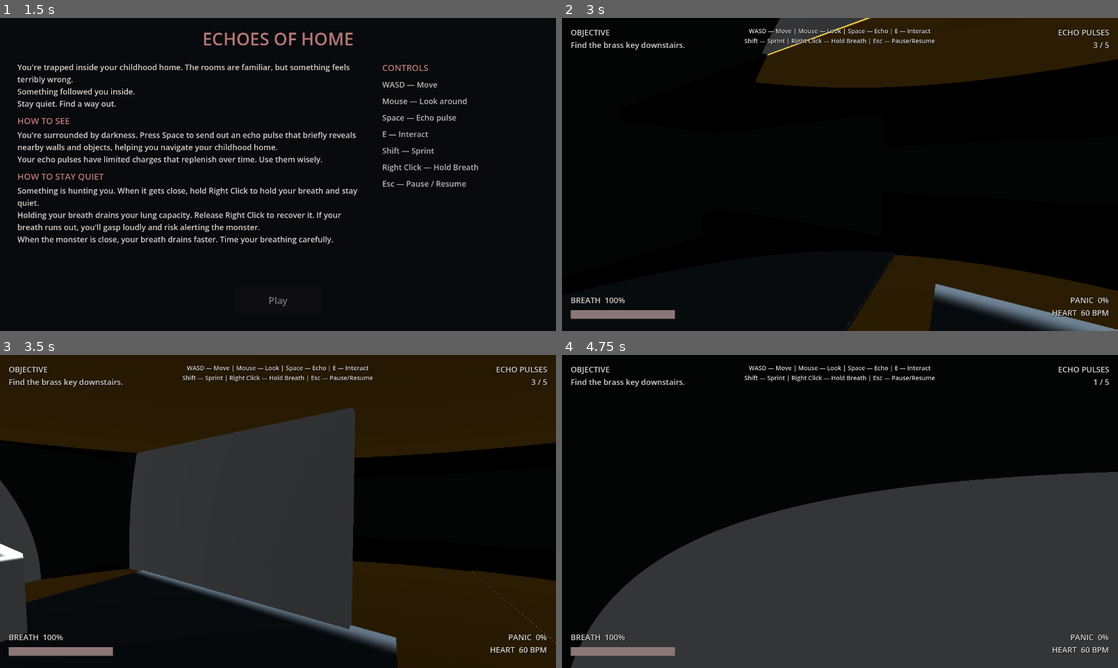
Above: before the commit, frames 1-4 (two rows, left to right).
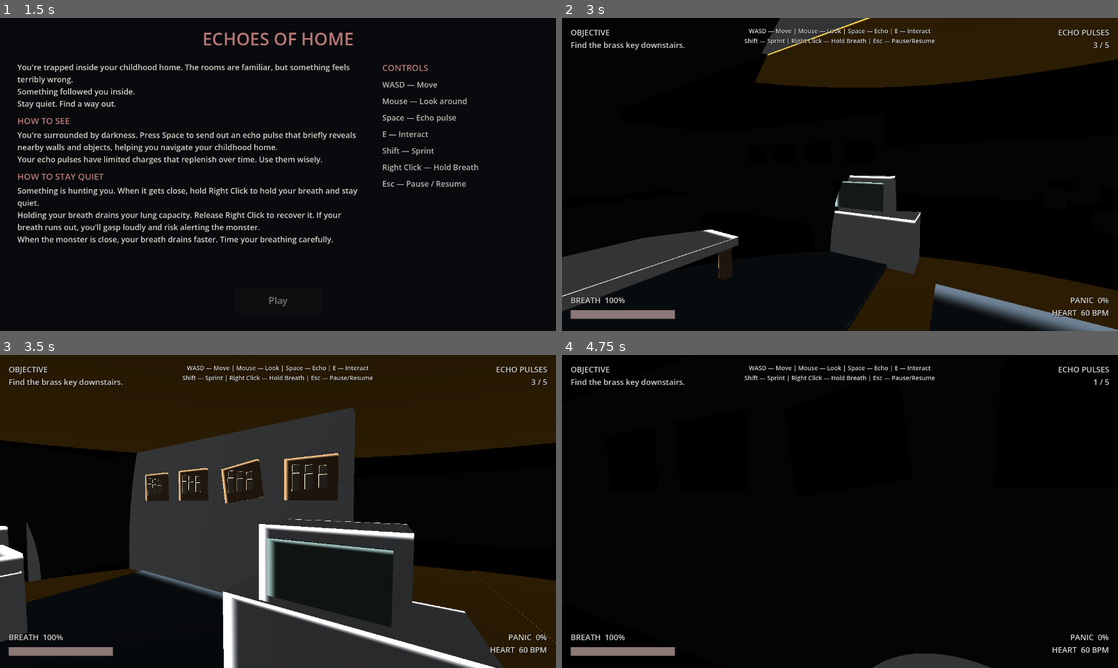
Above: after the commit, the same moments.

Repository: kaazkayy05/Project-3
Game: Godot game, scene res://demo/main_menu.tscn
Same seed, same stepped clock (60 frames per second), same inputs: the game is played once before the commit and once after it. Sound files missing from this copy of the repository are replaced by a short silence.
Inputs (mouse positions are in pixels of both pictures, inside the frame that each line leads up to):
- Up to frame 1 (1.5 s): click "Play" at 0.5 s; tap Space at 1.25 s; move the mouse to (400, 158) at 1.27 s; hold D from 1.28 s (still down); tap E at 1.35 s; click (400, 158) at 1.42 s
- Up to frame 2 (3 s): tap Space at 1.52, 2, 2.27 s; move the mouse to (812, 174) at 2.02 s; release D at 2.03 s; hold W from 2.03 s (still down); tap E at 2.1 s; move the mouse to (851, 168) at 2.77 s; hold Shift from 2.78 s (still down)
- Up to frame 3 (3.5 s): keep holding W; keep holding Shift; tap E at 3.05 s
- Up to frame 4 (4.75 s): keep holding W; move the mouse to (834, 517) at 3.52 s; release Shift at 3.53 s; tap R at 3.6 s; tap Space at 3.77, 4.52 s; tap E at 3.8, 4.35 s; move the mouse to (878, 514) at 4.27 s

Frame 1 is identical in both runs. In frame 2, 7.1% of the frame differs, in the area x 0-65%, y 50-94%; in frame 3, 18%; in frame 4, 47%, in the area x 1-100%, y 37-100%.

Commit message:
Improve familiar house layout, deadbolt discovery, and key interactions

Diff:
--- a/echoes-of-home/demo/demo_player.gd
+++ b/echoes-of-home/demo/demo_player.gd
@@ -91,7 +91,7 @@
 		acoustic.trigger_player_pulse(global_position)
 		pulse_requested = false
 	var action := aimed_interaction()
-	interaction_hint = "E: " + String(action).replace("_", " ") if action != &"" else ""
+	interaction_hint = environment_system.interaction_prompt(action)
 	if interaction_requested:
 		interaction_requested = false
 		if action != &"":
@@ -118,12 +118,34 @@
 			breath_system.call("release_breath")
 
 func aimed_interaction() -> StringName:
-	var query := PhysicsRayQueryParameters3D.create(camera.global_position,
-		camera.global_position - camera.global_basis.z * 2.2, 1, [get_rid()])
-	var hit := get_world_3d().direct_space_state.intersect_ray(query)
-	if not hit.is_empty() and hit.collider.has_meta("interaction"):
-		return hit.collider.get_meta("interaction")
-	return &""
+	var origin := camera.global_position
+	var forward := -camera.global_basis.z
+	var best: StringName = &""
+	var best_score := -INF
+	for target in get_tree().get_nodes_in_group("house_interactables"):
+		if not target is StaticBody3D or not target.visible:
+			continue
+		var offset: Vector3 = target.global_position - origin
+		var distance := offset.length()
+		if distance > 2.2 or distance < 0.01:
+			continue
+		var alignment := forward.dot(offset.normalized())
+		if alignment < cos(deg_to_rad(24.0)):
+			continue
+		var query := PhysicsRayQueryParameters3D.create(origin, target.global_position, 1, [get_rid()])
+		var hit := get_world_3d().direct_space_state.intersect_ray(query)
+		if hit.is_empty() or hit.collider != target:
+			continue
+		var action: StringName = target.get_meta("interaction")
+		if action == &"deadbolt" and environment_system.objective_progress.bolt_unlocked:
+			continue
+		var score := alignment - distance * 0.025
+		if action in [&"brass_key", &"deadbolt", &"chain"]:
+			score += 0.12
+		if score > best_score:
+			best_score = score
+			best = action
+	return best
 
 func on_player_gasp() -> void:
 	breath_locked = true
--- a/echoes-of-home/demo/house_demo.gd
+++ b/echoes-of-home/demo/house_demo.gd
@@ -14,9 +14,12 @@
 var bedroom_navigation_link: NavigationLink3D
 var materials: Array[ShaderMaterial] = []
 var key: StaticBody3D
+var deadbolt: StaticBody3D
+var bolt_thumb: StaticBody3D
 var front_door: StaticBody3D
 var bedroom_door: StaticBody3D
 var pulse_afterglow: float = 0.0
+var interaction_label: Label
 var objective_label: Label
 var pulse_label: Label
 var controls_label: Label
@@ -25,6 +28,9 @@
 var status_label: Label
 var game_over: bool = false
 var death_overlay: CanvasLayer
+var feedback_sound: AudioStreamPlayer
+var previous_key_found := false
+var previous_bolt_unlocked := false
 var death_sound: AudioStreamPlayer
 
 func _ready() -> void:
@@ -36,6 +42,7 @@
 	environment_system.require_chain = require_chain
 	environment_system.name = "EnvironmentSystem"
 	add_child(environment_system)
+	_build_feedback_sound()
 	_build_house()
 	_build_navigation()
 	player = CharacterBody3D.new()
@@ -136,7 +143,11 @@
 	canvas.add_child(root)
 
 	objective_label = _make_hud_label(
-		root, Vector2(0, 0), Rect2(20, 20, 280, 110)
+		root, Vector2(0, 0), Rect2(20, 20, 280, 180)
+	)
+	interaction_label = _make_hud_label(
+		root, Vector2(0.5, 1), Rect2(-350, -140, 700, 60),
+		HORIZONTAL_ALIGNMENT_CENTER
 	)
 	pulse_label = _make_hud_label(
 		root, Vector2(1, 0), Rect2(-200, 20, 180, 50),
@@ -282,6 +293,7 @@
 		body.set_meta("surface_type", surface)
 	if action != &"":
 		body.set_meta("interaction", action)
+		body.add_to_group("house_interactables")
 	var collision := CollisionShape3D.new()
 	var shape := BoxShape3D.new()
 	shape.size = size
@@ -297,7 +309,11 @@
 	mesh.mesh = geometry
 	var material := ShaderMaterial.new()
 	material.shader = preload("res://systems/environment/echo_surface.gdshader")
-	if surface == S.CARPET:
+	if action == &"deadbolt" or action == &"brass_key":
+		material.set_shader_parameter("echo_color", Color("e9ba63"))
+		material.set_shader_parameter("ambient_floor", 0.012)
+		material.set_shader_parameter("surface_fill_boost", 0.65)
+	elif surface == S.CARPET:
 		material.set_shader_parameter("echo_color", Color("3d4852"))
 	elif surface >= S.HARDWOOD or action == &"brass_key":
 		material.set_shader_parameter("echo_color", Color("c98a2c"))
@@ -313,14 +329,32 @@
 	box("LivingRoomRug", Vector3(-4, 0.025, 2), Vector3(5, 0.05, 5), S.CARPET)
 	box("FoyerRunner", Vector3(0, 0.025, 4), Vector3(1.6, 0.05, 6), S.CARPET)
 	box("KitchenClutter", Vector3(3, 0.04, -2), Vector3(2, 0.08, 1.2), S.CLUTTER)
-	box("WestWall", Vector3(-8, 3, 0), Vector3(0.2, 6, 16))
+	box("FamilyRoomFloor", Vector3(-10, -0.15, 2), Vector3(4, 0.3, 12), S.HARDWOOD)
+	box("FamilyRoomWest", Vector3(-12, 1.5, 2), Vector3(0.2, 3, 12))
+	box("FamilyRoomNorth", Vector3(-10, 1.5, -4), Vector3(4, 3, 0.2))
+	box("FamilyRoomSouth", Vector3(-10, 1.5, 8), Vector3(4, 3, 0.2))
+	box("FamilyRoomCeiling", Vector3(-10, 3.1, 2), Vector3(4, 0.2, 12))
+	box("WestUpperWall", Vector3(-8, 4.5, 0), Vector3(0.2, 3, 16))
+	box("WestBackWall", Vector3(-8, 1.5, -6), Vector3(0.2, 3, 4))
+	box("WestPierNorth", Vector3(-8, 1.5, -0.5), Vector3(0.2, 3, 3))
+	box("WestPierSouth", Vector3(-8, 1.5, 7), Vector3(0.2, 3, 2))
 	box("EastWall", Vector3(8, 3, 0), Vector3(0.2, 6, 16))
 	box("NorthWall", Vector3(0, 3, -8), Vector3(16, 6, 0.2))
 	box("FrontLeft", Vector3(-4.5, 1.5, 8), Vector3(7, 3, 0.2))
 	box("FrontRight", Vector3(4.5, 1.5, 8), Vector3(7, 3, 0.2))
 	box("FrontLintel", Vector3(0, 2.7, 8), Vector3(2, 0.6, 0.2))
 	front_door = box("FrontDoor", Vector3(0, 1.2, 8), Vector3(2, 2.4, 0.16), -1, &"exit")
-	box("Deadbolt", Vector3(-1.2, 1.2, 7.8), Vector3(0.2, 0.3, 0.18), -1, &"deadbolt")
+	deadbolt = box("Deadbolt", Vector3(-0.66, 1.35, 7.78), Vector3(0.32, 0.44, 0.16), -1, &"deadbolt")
+	if DisplayServer.get_name() != "headless":
+		var plate := CylinderMesh.new()
+		plate.top_radius = 0.2
+		plate.bottom_radius = 0.2
+		plate.height = 0.14
+		plate.radial_segments = 16
+		var plate_mesh := deadbolt.get_child(1) as MeshInstance3D
+		plate_mesh.mesh = plate
+		plate_mesh.rotation.x = PI / 2.0
+	bolt_thumb = box("DeadboltThumbTurn", Vector3(-0.66, 1.35, 7.65), Vector3(0.10, 0.28, 0.12), -1, &"deadbolt")
 	if require_chain:
 		box("Chain", Vector3(1.2, 1.5, 7.8), Vector3(0.2, 0.3, 0.18), -1, &"chain")
 	box("Porch", Vector3(0, -0.15, 9.5), Vector3(3, 0.3, 3), S.HARDWOOD)
@@ -343,6 +377,7 @@
 	box("BedroomDoorHandle", Vector3(0.2, 4.2, -1.8), Vector3(0.2, 0.3, 0.2), -1, &"bedroom_door")
 	box("BedroomRug", Vector3(-4, 3.025, -5), Vector3(5, 0.05, 4), S.CARPET)
 	box("Bed", Vector3(-5, 3.4, -6), Vector3(2, 0.8, 3))
+	_furnish_home()
 	box("Roof", Vector3(0, 6.1, 0), Vector3(16, 0.2, 16))
 	box("UpperFrontWall", Vector3(0, 4.5, 8), Vector3(16, 3, 0.2))
 	box("LandingRail", Vector3(-2, 3.5, 2), Vector3(12, 1, 0.1))
@@ -359,6 +394,16 @@
 			environment_system.try_escape())
 
 func _sync_objectives(_progress: Dictionary) -> void:
+	if (environment_system.objective_progress.key_found and not previous_key_found
+			or environment_system.objective_progress.bolt_unlocked and not previous_bolt_unlocked):
+		feedback_sound.play()
+	previous_key_found = environment_system.objective_progress.key_found
+	previous_bolt_unlocked = environment_system.objective_progress.bolt_unlocked
+	deadbolt.visible = not environment_system.room_layout_state.front_door.open
+	bolt_thumb.visible = deadbolt.visible
+	deadbolt.get_child(0).set_deferred("disabled", not deadbolt.visible)
+	bolt_thumb.get_child(0).set_deferred("disabled", not bolt_thumb.visible)
+	bolt_thumb.rotation.z = PI / 2.0 if environment_system.objective_progress.bolt_unlocked else 0.0
 	key.visible = not environment_system.objective_progress.key_found
 	key.get_child(0).set_deferred("disabled", environment_system.objective_progress.key_found)
 	front_door.visible = not environment_system.room_layout_state.front_door.open
@@ -400,8 +445,7 @@
 		material.set_shader_parameter("pulse_active", pulse_afterglow > 0.0)
 		material.set_shader_parameter("fade", pulse_afterglow / 0.6)
 	objective_label.text = "OBJECTIVE\n" + player.message
-	if not player.interaction_hint.is_empty():
-		objective_label.text += "\n" + player.interaction_hint
+	interaction_label.text = player.interaction_hint if not game_over and not environment_system.has_escaped else ""
 
 	pulse_label.text = "ECHO PULSES\n%d / %d" % [
 		acoustic.pulse_charges, acoustic.max_pulse_charges
@@ -422,3 +466,117 @@
 		objective_label.text = "THE LISTENER HEARD YOU\nPress R to restart."
 	elif environment_system.has_escaped:
 		objective_label.text = "You escaped the house."
+
+# Details share the pulse shader without creating snagging collision geometry.
+func detail(label: String, pos: Vector3, size: Vector3, color: Color) -> StaticBody3D:
+	var prop := box(label, pos, size)
+	prop.collision_layer = 0
+	if DisplayServer.get_name() != "headless":
+		var material := (prop.get_child(1) as MeshInstance3D).material_override as ShaderMaterial
+		material.set_shader_parameter("echo_color", color)
+		material.set_shader_parameter("ambient_floor", 0.012)
+	return prop
+
+func _picture(label: String, pos: Vector3, crooked: bool = false) -> void:
+	var frame := detail(label, pos, Vector3(0.7, 0.55, 0.06), Color("9d7953"))
+	if crooked:
+		frame.rotation.z = 0.14
+	for i in 3:
+		var figure := detail(label + "Figure", pos + Vector3((i - 1) * 0.18, -0.04, 0.04), Vector3(0.10, 0.24 - i * 0.04, 0.02), Color("b2a18b"))
+		figure.reparent(frame, true)
+		var head := detail(label + "Head", pos + Vector3((i - 1) * 0.18, 0.14 - i * 0.02, 0.04), Vector3(0.09, 0.09, 0.02), Color("b2a18b"))
+		head.reparent(frame, true)
+
+func _furnish_home() -> void:
+	box("CouchBack", Vector3(-6.5, 0.85, 3), Vector3(0.25, 0.8, 3.1))
+	for z in [1.65, 4.35]:
+		box("CouchArm", Vector3(-6, 0.65, z), Vector3(1.4, 0.3, 0.25))
+	_table("CoffeeTable", Vector3(-3.8, 0.3, 3), Vector3(1.1, 0.6, 1.8))
+	box("TelevisionCabinet", Vector3(-2, 0.4, 0.5), Vector3(1.8, 0.8, 0.6))
+	box("OldTelevision", Vector3(-2, 1.1, 0.5), Vector3(1.05, 0.65, 0.55))
+	detail("GlassScreen", Vector3(-2, 1.1, 0.8), Vector3(0.85, 0.45, 0.03), Color("687e7b"))
+	for z in [2.1, 3.0, 3.9]:
+		detail("WornCushion", Vector3(-5.9, 1.01, z), Vector3(0.9, 0.05, 0.8), Color("858879"))
+	box("FamilyRoomRug", Vector3(-10, 0.025, 2), Vector3(2.6, 0.05, 4), S.CARPET)
+	box("ReadingBench", Vector3(-11.3, 0.45, 2), Vector3(0.7, 0.9, 2))
+	box("FamilyBookshelf", Vector3(-10, 0.9, -3.5), Vector3(2, 1.8, 0.4))
+	box("Refrigerator", Vector3(7.1, 1, -3.2), Vector3(1.2, 2, 1.1))
+	box("CounterReturn", Vector3(7.2, 0.5, -5.6), Vector3(1.1, 1, 3.2))
+	for x in [5.2, 6.5]:
+		box("WallCabinet", Vector3(x, 2.1, -7.4), Vector3(1.15, 0.7, 0.6))
+	_table("DiningTable", Vector3(2.8, 0.4, -4.8), Vector3(1.5, 0.8, 2.2))
+	for z in [-6.3, -3.3]:
+		box("DiningChair", Vector3(2.8, 0.25, z), Vector3(0.6, 0.5, 0.6))
+		detail("ChairBack", Vector3(2.8, 0.8, z), Vector3(0.6, 0.6, 0.12), Color("927452"))
+	for x in [2.4, 3.2]:
+		detail("DinnerPlate", Vector3(x, 0.82, -4.8), Vector3(0.3, 0.025, 0.3), Color("c6bba2"))
+	box("ChildDresser", Vector3(-6.8, 3.5, -3.4), Vector3(1.4, 1, 0.7))
+	box("ChildBookshelf", Vector3(-2.8, 3.8, -7.4), Vector3(1.5, 1.6, 0.4))
+	detail("BedPillow", Vector3(-5, 3.88, -7), Vector3(1.5, 0.15, 0.5), Color("9192ab"))
+	detail("BedQuilt", Vector3(-5, 3.83, -5.6), Vector3(2.02, 0.08, 1.8), Color("7b839c"))
+	for i in 5:
+		detail("ToyBlock", Vector3(-3.2 + i * 0.22, 3.12, -4.5), Vector3(0.18, 0.18, 0.18), Color("ac796c"))
+	box("StudyRug", Vector3(4, 3.025, -5), Vector3(4, 0.05, 3), S.CARPET)
+	_table("HomeworkDesk", Vector3(6.5, 3.4, -6.8), Vector3(2, 0.8, 1))
+	box("CornerFacingChair", Vector3(7.2, 3.45, -4.6), Vector3(0.6, 0.9, 0.6))
+	var partition := get_node("BedroomPartitionRight") as StaticBody3D
+	partition.position.x = 1.5
+	(partition.get_child(0).shape as BoxShape3D).size.x = 3.0
+	if DisplayServer.get_name() != "headless":
+		((partition.get_child(1) as MeshInstance3D).mesh as BoxMesh).size.x = 3.0
+	box("StudyDoorPier", Vector3(6.5, 4.5, -2), Vector3(3, 3, 0.15))
+	box("StudyDoorLintel", Vector3(4, 5.75, -2), Vector3(2, 0.5, 0.15))
+	for i in 4:
+		_picture("FamilyPhoto", Vector3(-5.8 + i * 1.1, 1.9, -0.35), i == 2)
+		_picture("ChildDrawing", Vector3(-5.5 + i * 1.4, 4.8, -7.85), i == 1)
+	for i in 8:
+		detail("OldBook", Vector3(-10.8 + i * 0.22, 1.1, -3.22), Vector3(0.15, 0.45, 0.16), Color("8f9d87"))
+	for i in 15:
+		var z := 6.85 - i * (5.0 / 15.0)
+		var y := 1.4 + (4.5 - z) * 0.6 + 0.12
+		detail("StairTread", Vector3(6, y, z), Vector3(1.95, 0.025, 0.045), Color("9c8469"))
+	detail("CornerChairBack", Vector3(7.2, 4.1, -4.3), Vector3(0.6, 0.6, 0.12), Color("927452"))
+	for y in [3.25, 3.55, 3.85]:
+		detail("DresserDrawer", Vector3(-6.8, y, -3.02), Vector3(1.2, 0.2, 0.04), Color("917456"))
+	# Original low-poly brass key silhouette, parented for atomic pickup visibility.
+	for entry in [[Vector3(-0.12, 0, 0), Vector3(0.14, 0.14, 0.22)], [Vector3(0.1, 0, 0), Vector3(0.3, 0.06, 0.06)], [Vector3(0.18, 0, 0.06), Vector3(0.05, 0.06, 0.1)]]:
+		var part := detail("KeyDetail", key.position + entry[0], entry[1], Color("e9ba63"))
+		part.reparent(key, true)
+		if DisplayServer.get_name() != "headless":
+			var key_mesh := part.get_child(1) as MeshInstance3D
+			(key_mesh.material_override as ShaderMaterial).set_shader_parameter("surface_fill_boost", 0.65)
+			if entry[0].x < 0:
+				var bow := TorusMesh.new()
+				bow.inner_radius = 0.045
+				bow.outer_radius = 0.11
+				bow.rings = 16
+				bow.ring_segments = 8
+				key_mesh.mesh = bow
+	if DisplayServer.get_name() != "headless":
+		(key.get_child(1) as MeshInstance3D).hide()
+
+func _build_feedback_sound() -> void:
+	# Original short mechanical click. Presentation only; existing noise contracts stay intact.
+	var stream := AudioStreamWAV.new()
+	stream.format = AudioStreamWAV.FORMAT_8_BITS
+	stream.mix_rate = 22050
+	var samples := PackedByteArray()
+	for i in 2205:
+		var t := float(i) / 22050.0
+		var sample := sin(TAU * 730.0 * t) * exp(-t * 65.0) * 70.0
+		samples.append(int(sample) & 255)
+	stream.data = samples
+	feedback_sound = AudioStreamPlayer.new()
+	feedback_sound.stream = stream
+	feedback_sound.volume_db = -16.0
+	add_child(feedback_sound)
+
+func _table(label: String, pos: Vector3, size: Vector3) -> void:
+	var body := box(label, pos, size)
+	if DisplayServer.get_name() != "headless":
+		var mesh := body.get_child(1) as MeshInstance3D
+		(mesh.mesh as BoxMesh).size.y = 0.12
+		mesh.position.y = size.y / 2.0 - 0.06
+	for x in [-1, 1]:
+		for z in [-1, 1]:
+			detail(label + "Leg", pos + Vector3(x * (size.x / 2.0 - 0.12), -0.06, z * (size.z / 2.0 - 0.12)), Vector3(0.12, size.y - 0.12, 0.12), Color("927452"))
--- a/echoes-of-home/project.godot
+++ b/echoes-of-home/project.godot
@@ -12,11 +12,11 @@
 
 config/name="Echoes of Home - Environment Demo"
 run/main_scene="res://demo/main_menu.tscn"
-config/features=PackedStringArray("4.7")
+config/features=PackedStringArray("4.3")
 
 [autoload]
 
-MusicManager="*uid://dplbjrlffnajw"
+MusicManager="*res://demo/music_manager.gd"
 PauseController="*res://demo/pause_controller.gd"
 
 [display]
--- a/echoes-of-home/systems/environment/house_environment_system.gd
+++ b/echoes-of-home/systems/environment/house_environment_system.gd
@@ -66,7 +66,7 @@
 			objective_progress.chain_cleared = true
 		&"exit":
 			if not can_escape():
-				return "The front door is still secured."
+				return "The deadbolt is still locked." if not objective_progress.bolt_unlocked else "Remove the door chain first."
 			room_layout_state.front_door.open = true
 		&"bedroom_door":
 			room_layout_state.bedroom_door.open = not room_layout_state.bedroom_door.open
@@ -74,7 +74,11 @@
 			return ""
 	room_layout_state.front_door.locked = not can_escape()
 	objectives_changed.emit(objective_progress.duplicate(true))
-	return "Brass key collected." if action == &"brass_key" else "Done."
+	match action:
+		&"brass_key": return "Brass Key Collected. Find the front-door deadbolt."
+		&"deadbolt": return "Deadbolt unlocked. Press E on the door to open it."
+		&"exit": return "Front door open. Step outside to escape."
+	return "Done."
 
 func try_escape() -> bool:
 	if has_escaped or not can_escape() or not room_layout_state.front_door.open:
@@ -82,3 +86,12 @@
 	has_escaped = true
 	escaped.emit()
 	return true
+
+func interaction_prompt(action: StringName) -> String:
+	match action:
+		&"brass_key": return "Press E to Pick Up Key"
+		&"deadbolt": return "Deadbolt unlocked — look at the door to open it" if objective_progress.bolt_unlocked else "Press E to Unlock Deadbolt"
+		&"exit": return "Press E to Open Front Door"
+		&"bedroom_door": return "Press E to Toggle Bedroom Door"
+		&"chain": return "Press E to Remove Chain"
+	return ""
--- a/echoes-of-home/tests/capture_house.gd
+++ b/echoes-of-home/tests/capture_house.gd
@@ -16,5 +16,25 @@
 	await process_frame
 	await RenderingServer.frame_post_draw
 	root.get_texture().get_image().save_png("user://environment_pulse.png")
+	demo.monster.set_physics_process(false)
+	var views := [
+		["living", Vector3(-0.8, 1.65, 5.8), Vector3(-5, 1.2, 2)],
+		["family", Vector3(-9, 1.65, 5), Vector3(-10, 1.0, -2)],
+		["kitchen", Vector3(0, 1.65, -1.2), Vector3(4, 1, -5)],
+		["childhood", Vector3(-1.8, 4.65, -3), Vector3(-5, 4.3, -6)],
+		["key", Vector3(-4.5, 1.65, -2.5), demo.key.global_position],
+		["deadbolt", Vector3(0, 1.65, 6.5), demo.deadbolt.global_position],
+	]
+	for view in views:
+		demo.player.position = view[1] - Vector3.UP * 1.55
+		demo.player.camera.look_at(view[2])
+		demo.player.interaction_hint = demo.environment_system.interaction_prompt(demo.player.aimed_interaction())
+		demo.acoustic.pulse_origin = demo.player.position
+		demo.acoustic.is_pulse_active = true
+		demo.acoustic.pulse_radius = 12.0
+		await process_frame
+		await process_frame
+		await RenderingServer.frame_post_draw
+		root.get_texture().get_image().save_png("user://environment_" + view[0] + ".png")
 	print("Visual captures: ", OS.get_user_data_dir())
 	quit()
--- a/echoes-of-home/tests/test_environment.gd
+++ b/echoes-of-home/tests/test_environment.gd
@@ -58,10 +58,10 @@
 		acoustic.emit_footstep_noise(actor.global_position, false)
 		var event: Dictionary = acoustic.active_noise_events.back()
 		check(is_equal_approx(event.intensity, 0.25 * multiplier), "Footstep intensity %d" % surface)
-		check(is_equal_approx(event.radius, 7.2 * multiplier), "Footstep radius %d" % surface)
+		check(is_equal_approx(event.radius, acoustic.base_pulse_radius * 0.6 * multiplier), "Footstep radius %d" % surface)
 		check(acoustic.trigger_player_pulse(actor.global_position), "Pulse accepted %d" % surface)
 		event = acoustic.active_noise_events.back()
-		check(is_equal_approx(event.intensity, multiplier) and is_equal_approx(event.radius, 12.0 * multiplier), "Pulse scaling %d" % surface)
+		check(is_equal_approx(event.intensity, multiplier) and is_equal_approx(event.radius, acoustic.base_pulse_radius * multiplier), "Pulse scaling %d" % surface)
 	check(acoustic.pulse_charges == 1, "Pulse charge economy preserved")
 	# Same origin, alternate surfaces: only audible event changes probe state.
 	actor.position = Vector3(0, 0.05, 0)
@@ -79,11 +79,11 @@
 		environment_system.sample_surface(actor)
 		acoustic.emit_footstep_noise(actor.global_position, false)
 		var event: Dictionary = acoustic.active_noise_events.back()
-		check(is_equal_approx(event.intensity, 0.25) and is_equal_approx(event.radius, 7.2), "Frozen footstep identical %d" % surface)
+		check(is_equal_approx(event.intensity, 0.25) and is_equal_approx(event.radius, acoustic.base_pulse_radius * 0.6), "Frozen footstep identical %d" % surface)
 		acoustic.pulse_charges = 1
 		acoustic.trigger_player_pulse(actor.global_position)
 		event = acoustic.active_noise_events.back()
-		check(is_equal_approx(event.intensity, 1.0) and is_equal_approx(event.radius, 12.0), "Frozen pulse identical %d" % surface)
+		check(is_equal_approx(event.intensity, 1.0) and is_equal_approx(event.radius, acoustic.base_pulse_radius), "Frozen pulse identical %d" % surface)
 	environment_system.freeze_resonance = false
 	check(is_equal_approx(acoustic.current_surface_resonance, 2.0), "Unfreeze restores current floor")
 	actor.position = Vector3(100, 0, 100)
--- a/echoes-of-home/tests/test_house.gd
+++ b/echoes-of-home/tests/test_house.gd
@@ -111,6 +111,34 @@
 	await place(Vector3(-4.7, 0.1, -3))
 	player.camera.look_at(demo.key.global_position)
 	check(player.aimed_interaction() == &"brass_key", "Key can be targeted with existing demo interaction ray")
+	for approach in [Vector3(-4.6, 0.1, -2.3), Vector3(-4.6, 0.1, -3.7), Vector3(-6, 0.1, -1.3)]:
+		await place(approach)
+		player.camera.look_at(demo.key.global_position + Vector3(0.4, 0.1, 0))
+		check(player.aimed_interaction() == &"brass_key", "Forgiving key cone from " + str(approach))
+	await place(Vector3(-4.6, 0.1, -3))
+	player.camera.look_at(demo.key.global_position)
+	var obstruction: StaticBody3D = demo.box("TestOccluder", Vector3(-5.2, 1.25, -3), Vector3(0.15, 2.5, 2))
+	await physics_frame
+	await physics_frame
+	check(player.aimed_interaction() == &"", "Solid furniture blocks key targeting")
+	obstruction.queue_free()
+	await physics_frame
+	await place(Vector3(-4.7, 0.1, -3))
+	player.camera.global_position.y = 0.45
+	player.camera.look_at(demo.key.global_position)
+	check(player.aimed_interaction() == &"", "Sideboard blocks pickup from below")
+	player.camera.position.y = 1.55
+	for target in [Vector3(-10, 0.1, 4), Vector3(-10, 0.1, -2.8), Vector3(4, 3.1, -4)]:
+		var route := NavigationServer3D.map_get_path(navigation_map, ground_start, target, true)
+		check(path_reaches_target(route, navigation_map, target), "Navigation reaches new playable space " + str(target))
+	await place(Vector3(-10, 0.1, 4))
+	await walk(Vector3.FORWARD, 150)
+	check(player.position.z < -1.5 and player.position.y > -0.1, "Family-room loop has continuous floor collision")
+	await place(Vector3(0, 0.1, 6.5))
+	player.camera.look_at(demo.deadbolt.global_position)
+	check(player.aimed_interaction() == &"deadbolt", "Front deadbolt wins targeting over door")
+	check(demo.environment_system.interact(&"exit") == "The deadbolt is still locked.", "Locked door explains the deadbolt")
+	check(demo.environment_system.interaction_prompt(&"brass_key") == "Press E to Pick Up Key", "Key has contextual E prompt")
 	await place(Vector3(-3, 0.1, -3))
 	player.camera.look_at(demo.key.global_position)
 	check(player.aimed_interaction() == &"", "Out-of-reach key cannot be targeted")
@@ -119,6 +147,10 @@
 	check(player.position.z < 8 and not demo.environment_system.has_escaped, "Locked front door physically blocks escape")
 	demo.environment_system.interact(&"brass_key")
 	demo.environment_system.interact(&"deadbolt")
+	player.camera.look_at(demo.front_door.global_position)
+	check(player.aimed_interaction() == &"exit", "Unlocked deadbolt yields targeting to separate door action")
+	check(not demo.environment_system.room_layout_state.front_door.open, "Unlocking alone leaves front door closed")
+	check(is_equal_approx(demo.bolt_thumb.rotation.z, PI / 2.0), "Deadbolt thumb visibly rotates when unlocked")
 	demo.environment_system.interact(&"exit")
 	check(demo.front_navigation_link.enabled, "Opening the front door enables its navigation link")
 	await walk(Vector3.BACK, 60)
@@ -131,6 +163,7 @@
 	check(demo.bedroom_navigation_link.enabled, "Opening the bedroom door enables its navigation link")
 	await walk(Vector3.FORWARD, 65)
 	check(player.position.z < -2.5, "Bedroom door opens into master bedroom")
+	demo.environment_system.has_escaped = false
 	# Proximity remains harmless until a player-originated acoustic event occurs.
 	demo.monster.global_position = player.global_position + Vector3(1.5, 0, 0)
 	demo.monster.publish_seam4_status()
@@ -140,7 +173,7 @@
 	check(not player.controls_enabled and not demo.breath_system.is_processing(),
 		"Game over disables player controls and breath processing")
 	demo._process(0.0)
-	check("Press R to restart" in demo.hud.text, "Game-over HUD presents the restart control")
+	check("Press R to restart" in demo.objective_label.text, "Game-over HUD presents the restart control")
 	print("HOUSE RESULT: ", failures, " failures")
 	demo.queue_free()
 	await process_frame
--- a/echoes-of-home/tests/test_monster_ai.gd
+++ b/echoes-of-home/tests/test_monster_ai.gd
@@ -357,7 +357,13 @@
 	gasp_breath.update_breath(1.0)
 	check(forced_gasp_kill_count == 1, "Forced gasp kills when the monster is under two meters away")
 
+	# Flush audio playback before quitting Godot 4.3's threaded mixer.
+	for audio in root.find_children("*", "AudioStreamPlayer", true, false) + root.find_children("*", "AudioStreamPlayer3D", true, false):
+		audio.stop()
+		audio.stream = null
+	await create_timer(0.15).timeout
 	world.queue_free()
-	await process_frame
+	for frame in 3:
+		await physics_frame
 	print("MONSTER AI RESULT: %d checks, %d failures" % [checks, failures])
 	quit(1 if failures else 0)
Not shown: 1 places in echoes-of-home/demo/house_demo.tscn that only renumber resources
Not shown, changed: echoes-of-home/export_presets.cfg
Not shown, changed: docs/ENVIRONMENT_SYSTEM.md
